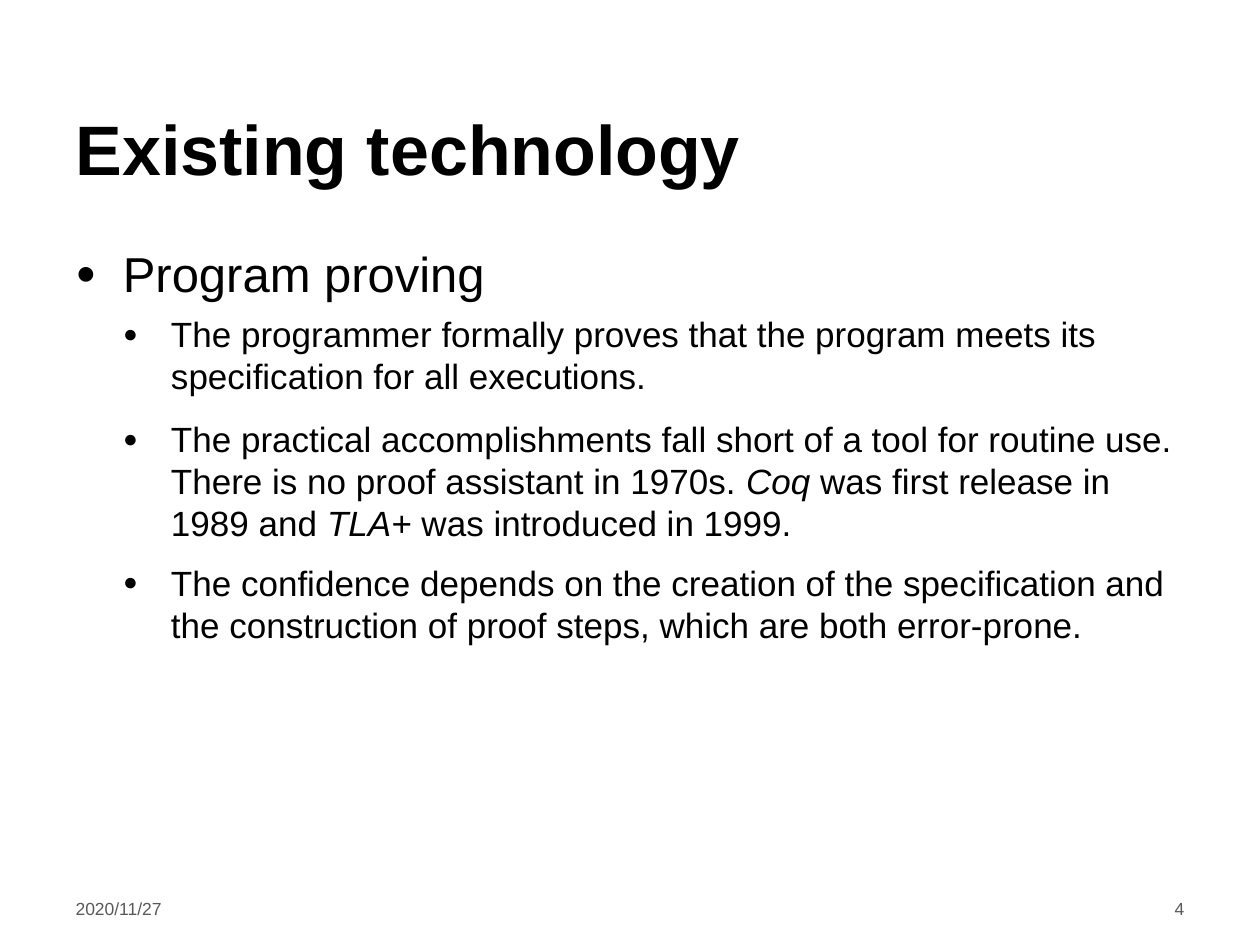
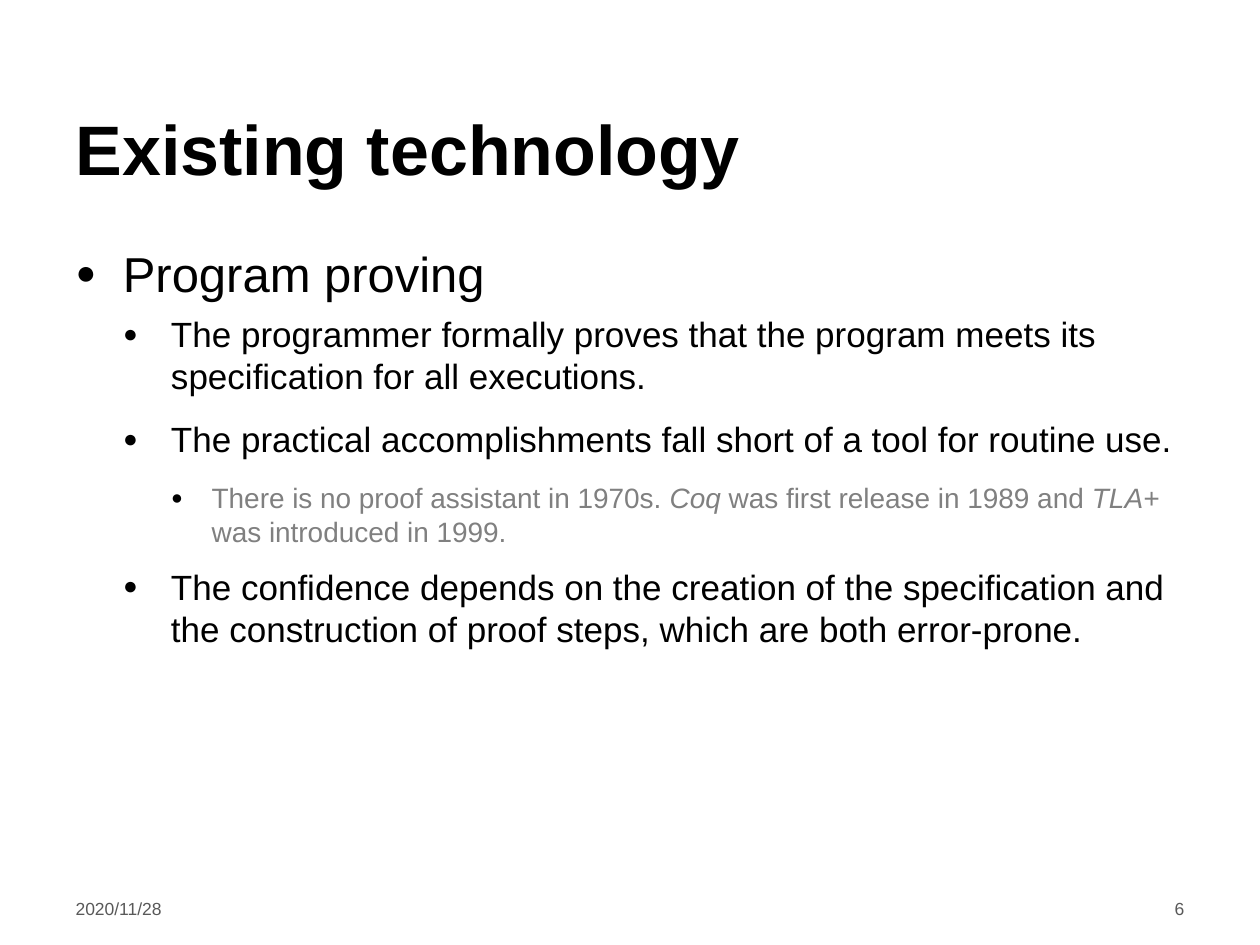
Before and after one commit to LintianShi/Research-Proposal, a slide deck: slide 6 of Symbolic_execution.pptx (slide 4 before the commit). Drawn at 1260x945 pixels with LibreOffice and Linux fonts; fonts in the diff are those of the drawing; background and template pictures are left out. Boxes give left, top, right and bottom in pixels: in the first picture for what was removed or moved away, otherwise in the second. Text is boxed around its words. In the diff, an @@ line names an element or a change of style, - is before the commit and + after.

```diff
--- a/Symbolic_execution.pptx
+++ b/Symbolic_execution.pptx
@@ text at (x1=171, y1=426, x2=1171, y2=542): text changed; size 20 to 16 pt; text colour #000000 to #808080 @@
-  ● The practical accomplishments fall short of a tool for routine use. There is no proof assistant in 1970s. Coq was first release in 1989 and TLA+ was introduced in 1999.
+  ● The practical accomplishments fall short of a tool for routine use.
+    ● There is no proof assistant in 1970s. Coq was first release in 1989 and TLA+ was introduced in 1999.
@@ text at (x1=76, y1=902, x2=162, y2=915): text changed @@
-2020/11/27
+2020/11/28
@@ page number at (x1=1175, y1=903, x2=1185, y2=915): text changed @@
-4
+6
```
Also in this commit, not shown: 3 other slides changed, 3 slides added, 1 other file.
